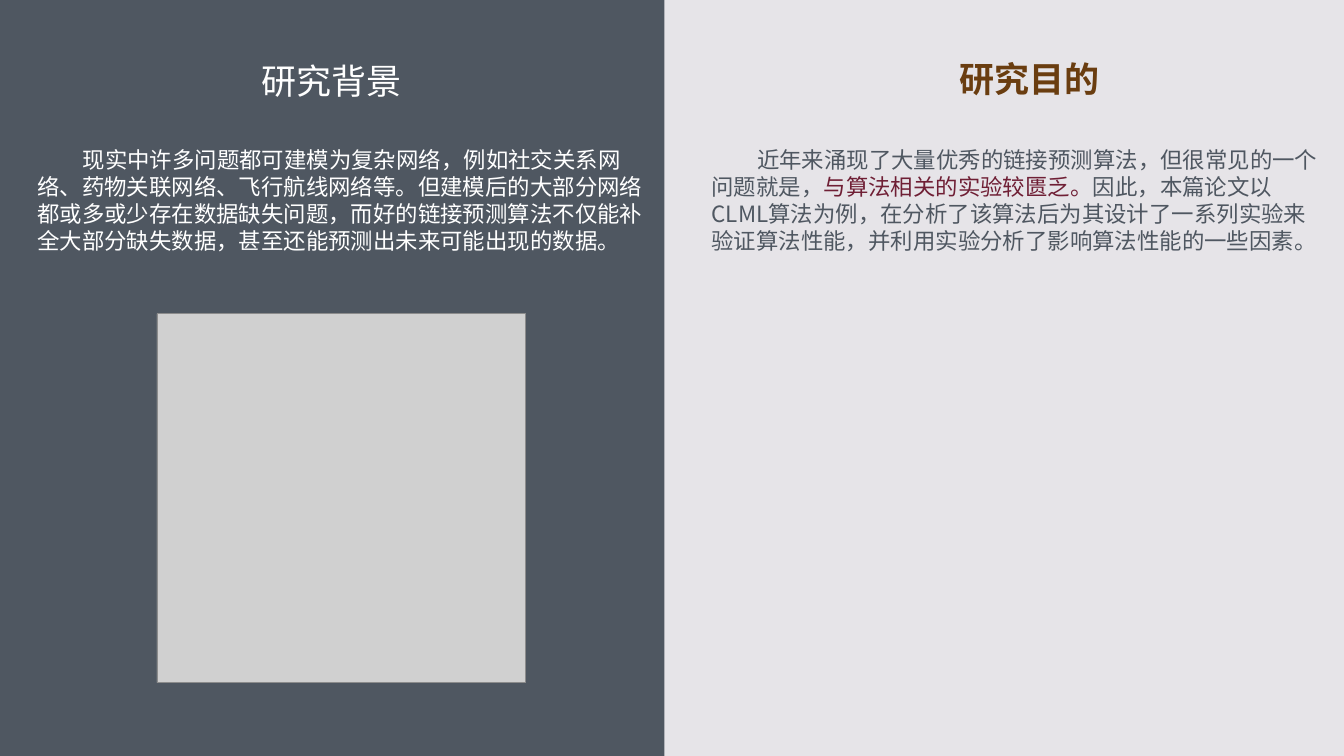
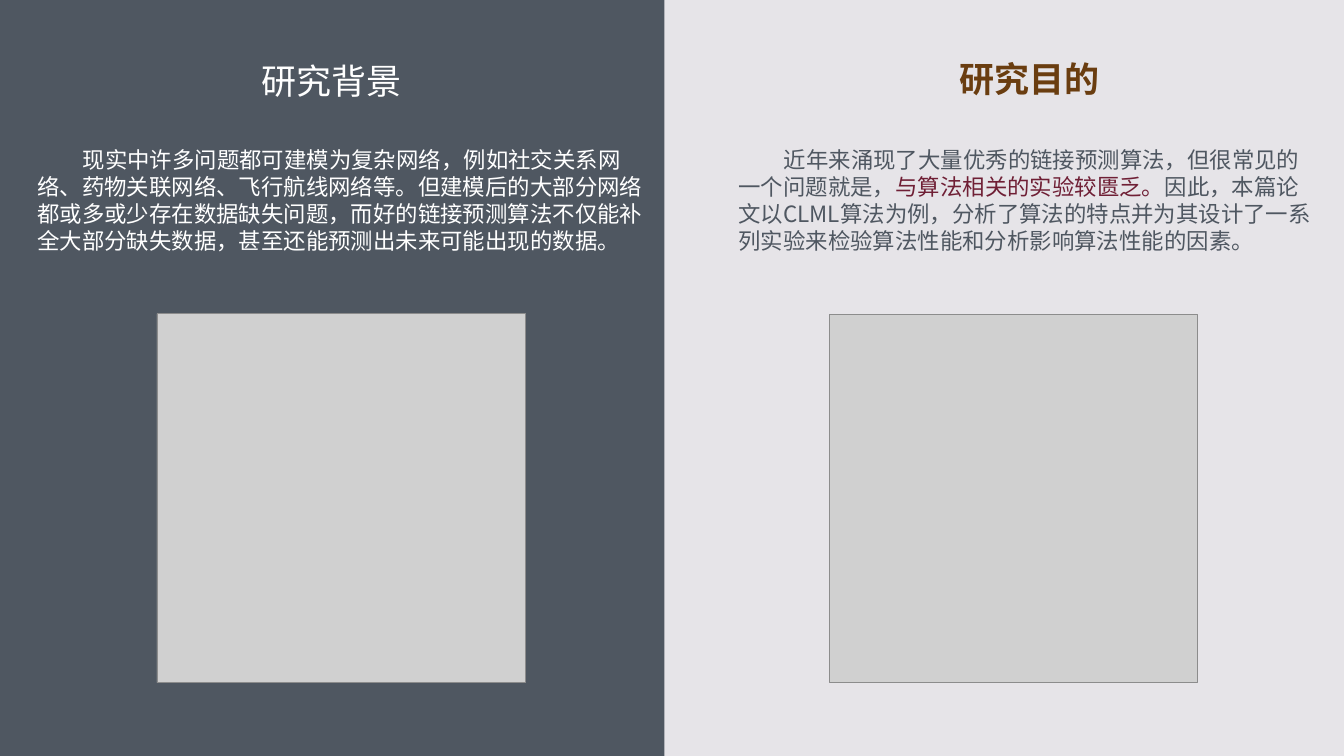
Before and after one commit to NKcqx/NKUBachelorThesis, a slide deck: slide 4 of 答辩/正式答辩.pptx (slide 3 before the commit). Drawn at 1344x756 pixels with LibreOffice and Linux fonts; fonts in the diff are those of the drawing; grey boxes stand for pictures. Boxes give left, top, right and bottom in pixels: in the first picture for what was removed or moved away, otherwise in the second. Text is boxed around its words. In the diff, an @@ line names an element or a change of style, - is before the commit and + after.

```diff
--- a/答辩/正式答辩.pptx
+++ b/答辩/正式答辩.pptx
@@ text at (738, 149, 1310, 251): text changed @@
-近年来涌现了大量优秀的链接预测算法，但很常见的一个问题就是，与算法相关的实验较匮乏。因此，本篇论文以CLML算法为例，在分析了该算法后为其设计了一系列实验来验证算法性能，并利用实验分析了影响算法性能的一些因素。
+近年来涌现了大量优秀的链接预测算法，但很常见的一个问题就是，与算法相关的实验较匮乏。因此，本篇论文以CLML算法为例，分析了算法的特点并为其设计了一系列实验来检验算法性能和分析影响算法性能的因素。
@@ picture added at (829, 314, 1197, 682) @@
```
Also in this commit, not shown: 6 other slides changed, 1 slide added, 18 other files.
